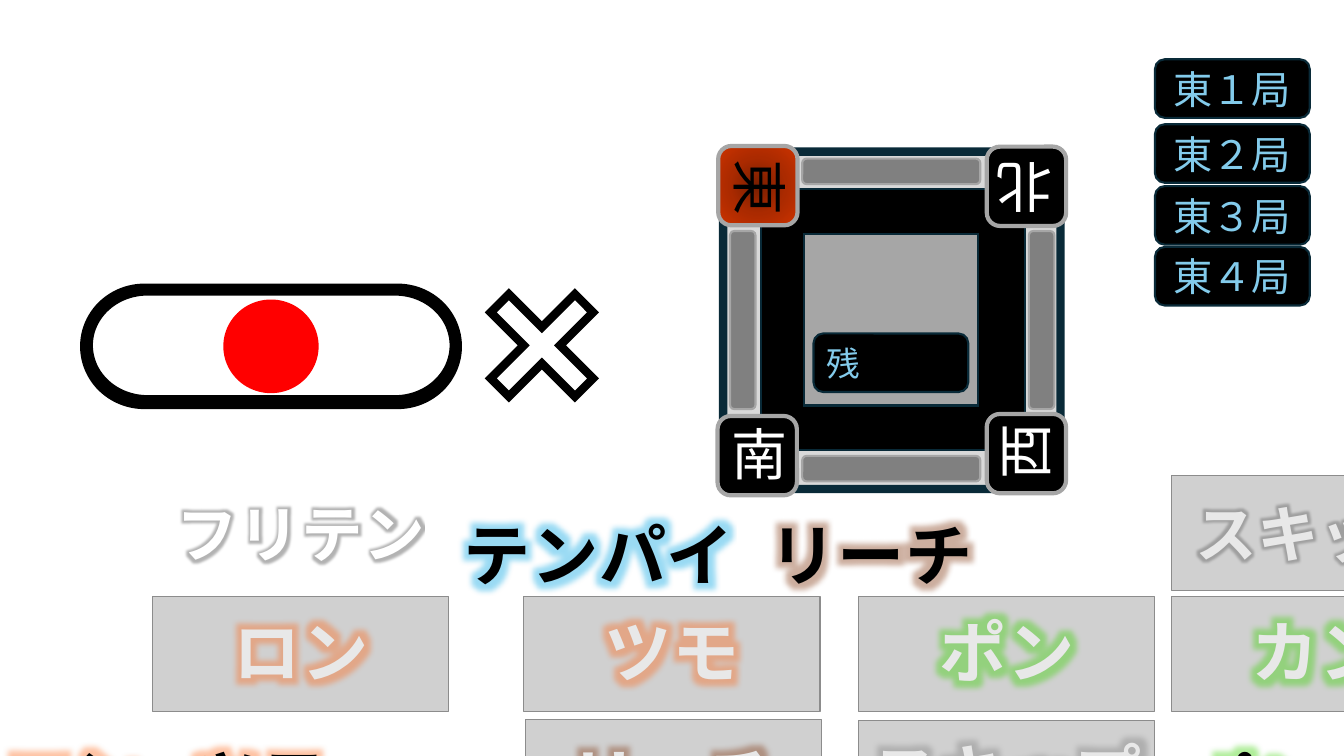
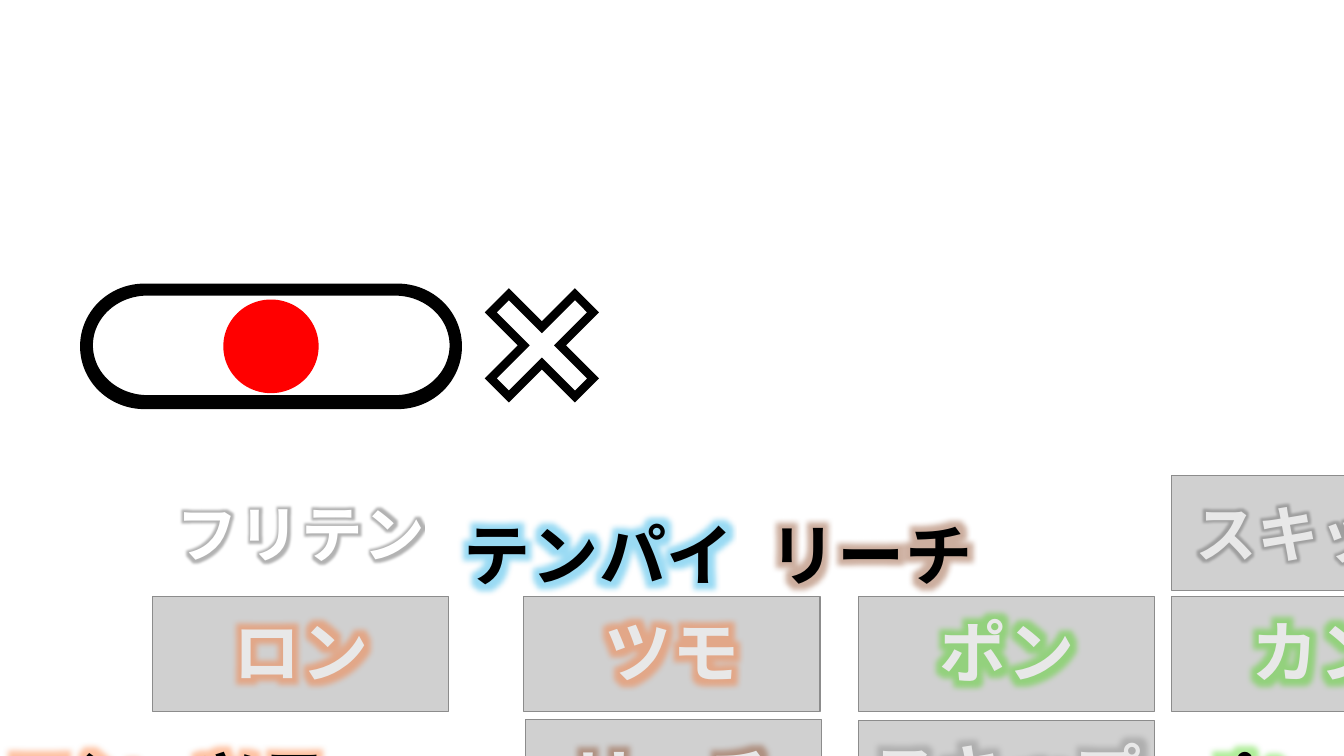
Before and after one commit to dan0228/mahjong-vue-app, a slide deck: slide 1 of public/assets/images/図作成用.pptx. Drawn at 1344x756 pixels with LibreOffice and Linux fonts; fonts in the diff are those of the drawing; grey boxes stand for pictures. Boxes give left, top, right and bottom in pixels: in the first picture for what was removed or moved away, otherwise in the second. Text is boxed around its words. In the diff, an @@ line names an element or a change of style, - is before the commit and + after.

```diff
--- a/public/assets/images/図作成用.pptx
+++ b/public/assets/images/図作成用.pptx
@@ rounded rectangle removed at [1155, 59, 1311, 118] @@
-東１局
@@ group removed at [718, 146, 1067, 496]: 10 rounded rectangles, 2 rectangles @@
-残
-南
-西
-北
-東
@@ rounded rectangle removed at [1155, 124, 1311, 182] @@
-東２局
@@ rounded rectangle removed at [1155, 187, 1311, 245] @@
-東３局
@@ rounded rectangle removed at [1155, 247, 1311, 306] @@
-東４局
```
Also in this commit, not shown: 1 other slide changed, 1 slide added, 2 slides removed, 26 other files.
